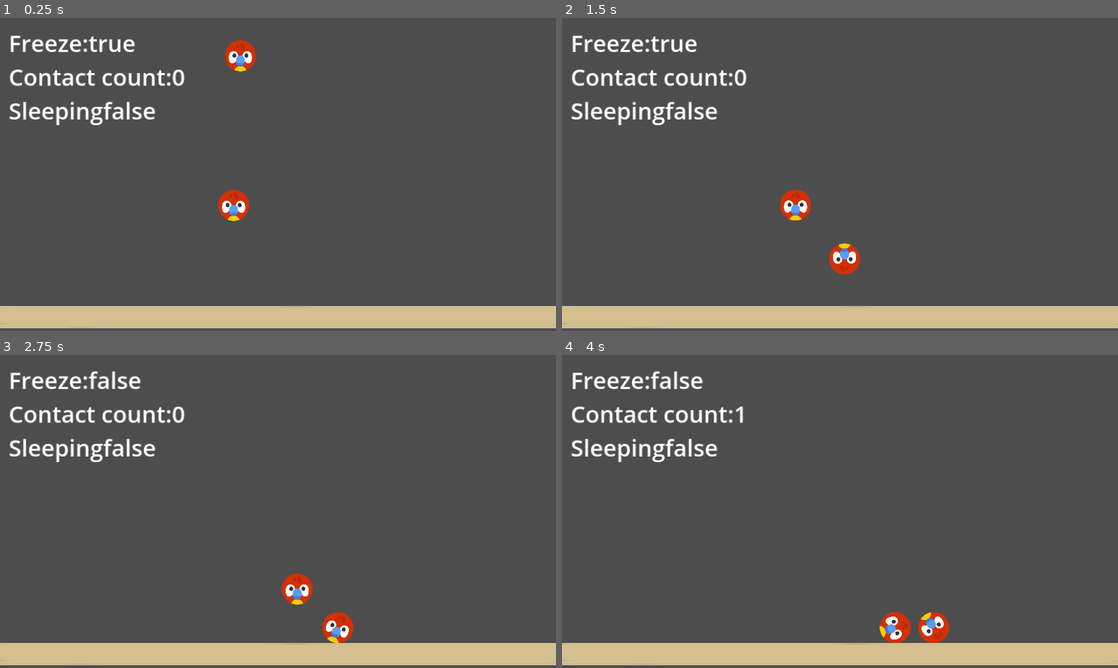
Above: before the commit, frames 1-4 (two rows, left to right).
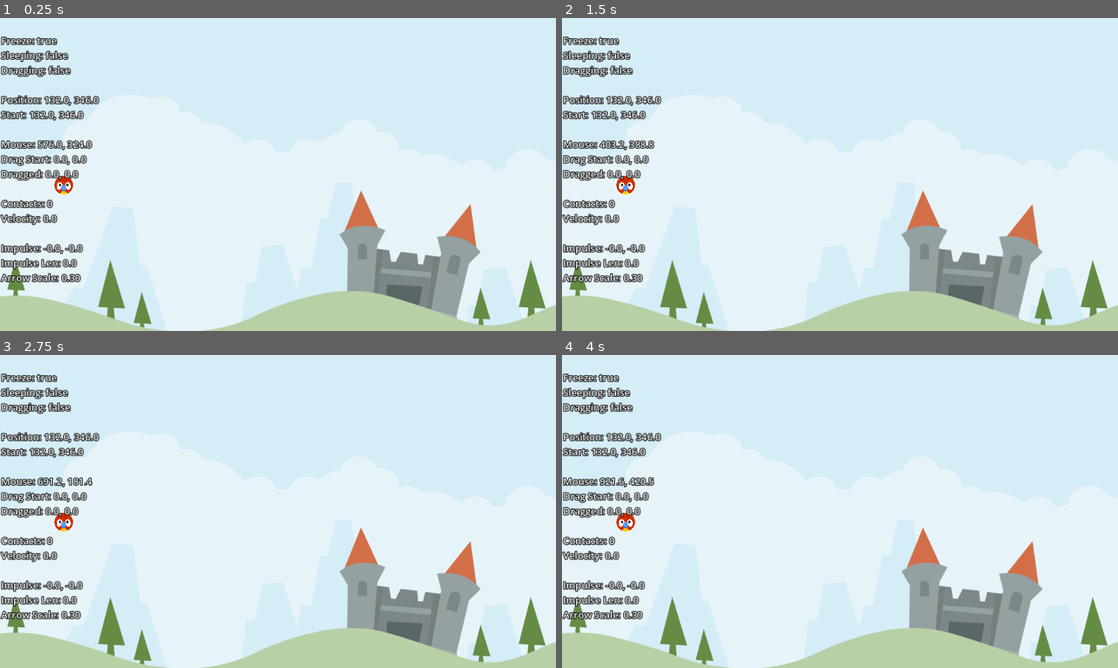
Above: after the commit, the same moments.

Repository: TUSHAR-SHAWw/Godot-Folder
Game: Godot game, scene res://Scenes/Lavelbase/lavelbase.tscn
The game is run twice, just before and just after one commit, with the same random seed, the same clock (stepped at 60 frames per second) and the same inputs. Before the commit the project starts from res://TestRb.tscn.
Inputs (mouse positions are in pixels of both pictures, inside the frame that each line leads up to):
- Up to frame 1 (0.25 s): no input
- Up to frame 2 (1.5 s): drag from (795, 205) to (895, 105) at 0.52 s; drag from (728, 190) to (812, 237) at 1.27 s
- Up to frame 3 (2.75 s): move the mouse to (333, 442) at 2.02 s; press the mouse at (333, 442) at 2.03 s; hold Up (ui_up) from 2.03 s (still down)
- Up to frame 4 (4 s): release Up (ui_up) at 2.75 s; release the mouse at (895, 442) at 2.75 s; drag from (812, 574) to (673, 464) at 2.77 s; move the mouse to (1006, 558) at 3.52 s; press the mouse at (1006, 558) at 3.53 s; hold Down (ui_down) from 3.53 s (still down)

The runs differ from the first frame. In frame 1, 99% of the frame differs, in the area x 0-100%, y 0-100%; in frame 2, 99%; in frame 3, 99%; in frame 4, 99%.

Commit message:
6/8/26 Tarapith

Diff:
--- /dev/null
+++ b/angryanimals/Scenes/Animal.tscn
@@ -0,0 +1,54 @@
+[gd_scene load_steps=8 format=3 uid="uid://bib0m82rwvg43"]
+
+[ext_resource type="Script" path="res://Scenes/animal.gd" id="1_4mc8j"]
+[ext_resource type="Texture2D" uid="uid://ce0ejsq7yun3j" path="res://icon.svg" id="1_dugqs"]
+[ext_resource type="AudioStream" uid="uid://h5rtkcwf764" path="res://Assets/audio/stretch2.ogg" id="2_r0klq"]
+[ext_resource type="AudioStream" uid="uid://bdnnc1r6tohfp" path="res://Assets/audio/splash.ogg" id="3_xhbhe"]
+[ext_resource type="AudioStream" uid="uid://cpgk4mkuqnm5a" path="res://Assets/audio/kick_wood.ogg" id="4_ejquv"]
+[ext_resource type="Texture2D" uid="uid://cqit08maf415g" path="res://Assets/items/arrow.png" id="6_7tb26"]
+
+[sub_resource type="CircleShape2D" id="CircleShape2D_etfwn"]
+radius = 19.0263
+
+[node name="Animal" type="RigidBody2D"]
+input_pickable = true
+freeze = true
+contact_monitor = true
+max_contacts_reported = 1
+script = ExtResource("1_4mc8j")
+
+[node name="Sprite2D" type="Sprite2D" parent="."]
+scale = Vector2(0.3, 0.3)
+texture = ExtResource("1_dugqs")
+
+[node name="CollisionShape2D" type="CollisionShape2D" parent="."]
+shape = SubResource("CircleShape2D_etfwn")
+
+[node name="Stretchsound" type="AudioStreamPlayer" parent="."]
+stream = ExtResource("2_r0klq")
+
+[node name="Launchsound" type="AudioStreamPlayer" parent="."]
+stream = ExtResource("3_xhbhe")
+
+[node name="KickSound" type="AudioStreamPlayer" parent="."]
+stream = ExtResource("4_ejquv")
+
+[node name="Label" type="Label" parent="."]
+top_level = true
+offset_left = 2.0
+offset_top = 2.0
+offset_right = 42.0
+offset_bottom = 25.0
+theme_override_constants/outline_size = 6
+theme_override_font_sizes/font_size = 20
+text = "Freeze:
+Contact count:
+Sleeping:"
+
+[node name="Arrow" type="Sprite2D" parent="."]
+visible = false
+scale = Vector2(0.3, 0.3)
+texture = ExtResource("6_7tb26")
+offset = Vector2(150, 0)
+
+[connection signal="input_event" from="." to="." method="_on_input_event"]
--- a/angryanimals/Scenes/Lavelbase/lavelbase.tscn
+++ b/angryanimals/Scenes/Lavelbase/lavelbase.tscn
@@ -1,6 +1,7 @@
-[gd_scene load_steps=2 format=3 uid="uid://dcw4o6xlocfap"]
+[gd_scene load_steps=3 format=3 uid="uid://pwa71eynguki"]
 
 [ext_resource type="Texture2D" uid="uid://b18h1k8e75cl5" path="res://Assets/scene/colored_castle.png" id="1_gk0en"]
+[ext_resource type="PackedScene" uid="uid://bib0m82rwvg43" path="res://Scenes/Animal.tscn" id="2_o0a5m"]
 
 [node name="Lavelbase" type="Node2D"]
 
@@ -8,3 +9,6 @@
 position = Vector2(565, 439)
 scale = Vector2(1.19, 1.19)
 texture = ExtResource("1_gk0en")
+
+[node name="Animal" parent="." instance=ExtResource("2_o0a5m")]
+position = Vector2(132, 346)
--- /dev/null
+++ b/angryanimals/Scenes/animal.gd
@@ -0,0 +1,119 @@
+extends RigidBody2D
+class_name Animal
+@onready var stretchsound: AudioStreamPlayer = $Stretchsound
+@onready var label: Label = $Label
+@onready var arrow: Sprite2D = $Arrow
+@onready var launchsound: AudioStreamPlayer = $Launchsound
+@onready var kick_sound: AudioStreamPlayer = $KickSound
+
+const Max_drag_x:Vector2=Vector2(-60,0)
+const Max_drag_y:Vector2=Vector2(0,60)
+const IMPULSE_MULT:float=25
+const IMPULSE_MAX:float=2000
+
+var _arrow_scale_x:float=0
+var _start:Vector2=Vector2.ZERO #bird start pos
+var _drag_start:Vector2=Vector2.ZERO #mouse click start pos
+var _dragged:Vector2=Vector2.ZERO #mouse start - Current mouse pos
+var _is_dragging:bool=false
+
+# Called when the node enters the scene tree for the first time.
+func _ready() -> void:
+	_start=position
+	_arrow_scale_x=arrow.scale.x
+
+# Called every frame. 'delta' is the elapsed time since the previous frame.
+func _process(delta: float) -> void:
+	label.text = """
+	Freeze: %s
+	Sleeping: %s
+	Dragging: %s
+
+	Position: %.1f, %.1f
+	Start: %.1f, %.1f
+
+	Mouse: %.1f, %.1f
+	Drag Start: %.1f, %.1f
+	Dragged: %.1f, %.1f
+
+	Contacts: %d
+	Velocity: %.1f
+
+	Impulse: %.1f, %.1f
+	Impulse Len: %.1f
+	Arrow Scale: %.2f
+	""" % [
+		freeze,
+		sleeping,
+		_is_dragging,
+
+		position.x,
+		position.y,
+
+		_start.x,
+		_start.y,
+
+		get_global_mouse_position().x,
+		get_global_mouse_position().y,
+
+		_drag_start.x,
+		_drag_start.y,
+
+		_dragged.x,
+		_dragged.y,
+
+		get_contact_count(),
+		linear_velocity.length(),
+
+		calculate_impulse().x,
+		calculate_impulse().y,
+		calculate_impulse().length(),
+
+		arrow.scale.x
+	]
+
+func startdragging()->void:
+	arrow.show()
+	_is_dragging=true
+	_drag_start=get_global_mouse_position()
+
+func _unhandled_input(event: InputEvent) -> void:
+	if _is_dragging and event.is_action_released("drag"):
+		start_release()
+		call_deferred("start_release")
+
+func _on_input_event(viewport: Node, event: InputEvent, shape_idx: int) -> void:
+	if event.is_action_pressed("drag"):
+		input_event.disconnect(_on_input_event)
+		startdragging()
+
+func start_release()->void:
+	launchsound.play()
+	arrow.show()
+	_is_dragging=false
+	freeze=false
+	apply_central_impulse(calculate_impulse())
+
+func handle_dragging()->void:
+	var _new_dragged=get_global_mouse_position()-_drag_start
+	_new_dragged=_new_dragged.clamp(Max_drag_x,Max_drag_y)
+	var diff:Vector2=_new_dragged-_dragged
+	if diff.length()>0 and !stretchsound.playing:
+		stretchsound.play()
+	_dragged=_new_dragged
+	position=_start+_dragged
+
+func _physics_process(delta: float) -> void:
+	if _is_dragging:
+		handle_dragging()
+		scale_arrow()
+
+func calculate_impulse()->Vector2:
+	return _dragged*IMPULSE_MULT*-1
+
+func scale_arrow() -> void:
+	var power = calculate_impulse().length() / IMPULSE_MAX
+	power = clamp(power, 0.0, 1.0)
+
+	arrow.scale.x = _arrow_scale_x + power
+	arrow.rotation = (_start - position).angle()
--- a/angryanimals/project.godot
+++ b/angryanimals/project.godot
@@ -11,7 +11,7 @@
 [application]
 
 config/name="AngryAnimals"
-run/main_scene="res://TestRb.tscn"
+run/main_scene="res://Scenes/Lavelbase/lavelbase.tscn"
 config/features=PackedStringArray("4.3", "GL Compatibility")
 config/icon="res://icon.svg"
 
@@ -24,6 +24,14 @@
 naming/scene_name_casing=1
 naming/script_name_casing=2
 
+[input]
+
+drag={
+"deadzone": 0.5,
+"events": [Object(InputEventMouseButton,"resource_local_to_scene":false,"resource_name":"","device":-1,"window_id":0,"alt_pressed":false,"shift_pressed":false,"ctrl_pressed":false,"meta_pressed":false,"button_mask":1,"position":Vector2(117, 4),"global_position":Vector2(124, 40),"factor":1.0,"button_index":1,"canceled":false,"pressed":true,"double_click":false,"script":null)
+]
+}
+
 [rendering]
 
 renderer/rendering_method="gl_compatibility"
Not shown: 1 places in angryanimals/Scenes/Main/main.tscn that only renumber resources
